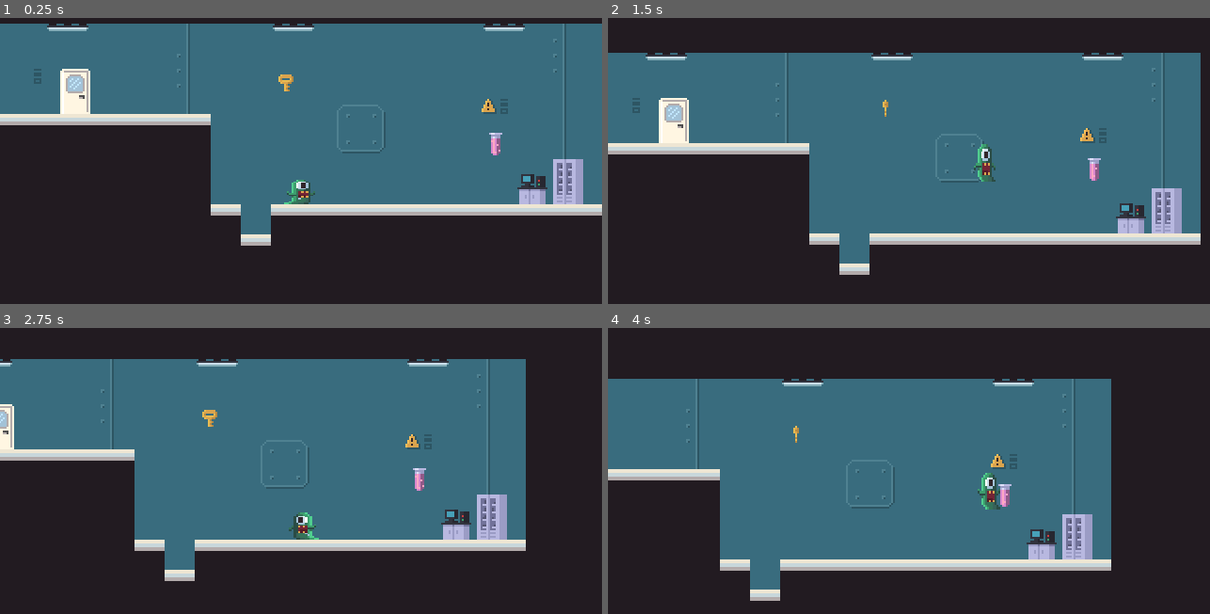
Above: before the commit, frames 1-4 (two rows, left to right).
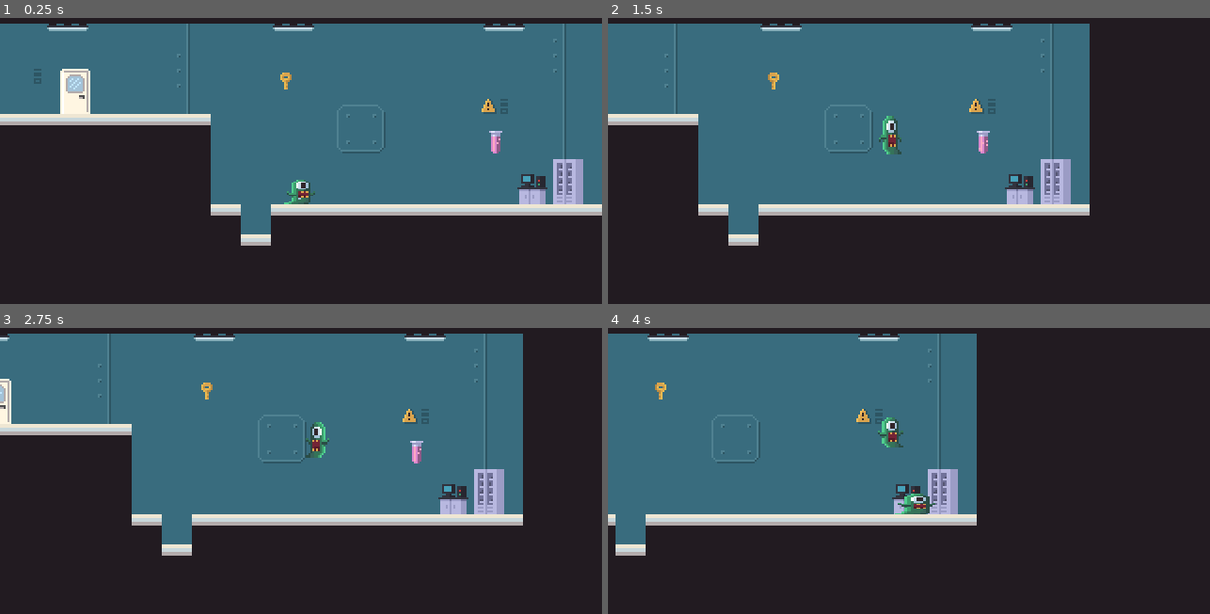
Above: after the commit, the same moments.

Repository: marcelomandaji/Escape-The-Lab
Game: Godot game, scene res://Levels/Level_1.tscn
Same seed, same stepped clock (60 frames per second), same inputs: the game is played once before the commit and once after it.
Inputs (mouse positions are in pixels of both pictures, inside the frame that each line leads up to):
- Up to frame 1 (0.25 s): no input
- Up to frame 2 (1.5 s): tap Enter at 0.5 s; move the mouse to (1041, 129) at 0.52 s; hold C (camera) 0.53-1.28 s; hold Right (walk_right) from 0.53 s (still down); click (1041, 129) at 0.67 s; tap Space (jump) at 0.77, 0.8, 1.07, 1.35 s; move the mouse to (788, 163) at 1.27 s
- Up to frame 3 (2.75 s): tap Space (jump) at 1.52, 1.82, 2.3 s; tap C (camera) at 1.55 s; move the mouse to (361, 382) at 2.02 s; release Right (walk_right) at 2.03 s; hold Left (walk_left) from 2.03 s (still down); hold C (camera) from 2.03 s (still down)
- Up to frame 4 (4 s): move the mouse to (878, 525) at 2.77 s; release Left (walk_left) at 2.78 s; release C (camera) at 2.78 s; hold Right (walk_right) from 2.78 s (still down); tap C (camera) at 2.85 s; click (878, 525) at 2.92 s; tap Space (jump) at 3.02, 3.32 s; move the mouse to (1089, 508) at 3.52 s; hold Space (jump) from 3.53 s (still down)

The runs differ from the first frame. In frame 1, 0.1% of the frame differs, in the area x 46-84%, y 19-49%; in frame 2, 38%; in frame 3, 22%; in frame 4, 40%, in the area x 0-84%, y 1-96%.

Commit message:
new gravity and camera

Diff:
--- a/Levels/Level_1.tscn
+++ b/Levels/Level_1.tscn
@@ -54,6 +54,7 @@
 
 [node name="KeyItem" parent="." instance=ExtResource( 3 )]
 position = Vector2( 152, 96 )
+frame = 4
 
 [node name="Sprite" type="Sprite" parent="."]
 position = Vector2( 302, 148 )
@@ -68,4 +69,4 @@
 
 [node name="CloneItem" parent="." instance=ExtResource( 2 )]
 position = Vector2( 264, 128 )
-frame = 3
+frame = 2
--- a/Player/Player.gd
+++ b/Player/Player.gd
@@ -1,8 +1,12 @@
 extends KinematicBody2D
 
-export (int) var speed = 50
-export (int) var jump_speed = -280
-export (int) var gravity = 1000
+const FLOOR = Vector2(0,-1)
+const GRAVITY_INIT = 1000
+const GRAVITY_DELTA = 15
+
+export (int) var speed = 60
+export (int) var jump_speed = -272
+export (int) var gravity = GRAVITY_INIT
 export (float, 0, 1.0) var friction = 0.3
 export (float, 0, 1.0) var acceleration = 0.25
 
@@ -13,7 +17,6 @@
 var hit_the_ground = false
 var is_jumping = false
 
-const FLOOR = Vector2(0,-1)
 
 onready var animatedSprite = $AnimatedSprite
 onready var camera = $Camera2D
@@ -61,10 +64,28 @@
 		is_jumping = true
 		MusicController.sfx_jump()
 
+
 func move(_delta):
+
+	var previous_x = self.position.x
+
 	motion_previous = velocity
 	var was_on_floor = is_on_floor()
 	velocity = move_and_slide(velocity, FLOOR)
+
+	if velocity.x < 0:
+		camera.offset_h = -1
+	elif velocity.x > 0:
+		camera.offset_h = 1
+
+	#if previous_x < self.position.x:
+	#	if  !is_on_wall():
+	#		camera.offset_h = 1
+	#elif previous_x > self.position.x:
+	#	if  !is_on_wall():
+	#		camera.offset_h = -1
+
+
 	if was_on_floor && !is_on_floor() && !is_jumping:
 		coyoteTimer.start()
 		velocity.y = 0
@@ -72,11 +93,15 @@
 		jumpBuffer.stop()
 		jump()
 
-func gravity(delta):
+func apply_gravity(delta):
 	if coyoteTimer.is_stopped():
 		velocity.y += gravity * delta
 		if is_jumping && velocity.y >= 0:
 			is_jumping = false
+		if is_jumping:
+			gravity -= GRAVITY_DELTA
+		else:
+			gravity = GRAVITY_INIT
 
 func _ready():
 	if self.name == "Player":
@@ -85,7 +110,7 @@
 func _physics_process(delta):
 	if !get_node("../").finishing:
 		get_input()
-		gravity(delta)
+		apply_gravity(delta)
 		move(delta)
 
 
--- a/Player/Player.tscn
+++ b/Player/Player.tscn
@@ -99,8 +99,9 @@
 drag_margin_v_enabled = true
 smoothing_enabled = true
 smoothing_speed = 4.0
-drag_margin_top = 0.1
-drag_margin_bottom = 0.1
+drag_margin_left = 0.15
+drag_margin_top = 0.5
+drag_margin_right = 0.15
 editor_draw_drag_margin = true
 
 [node name="CoyoteTimer" type="Timer" parent="."]
